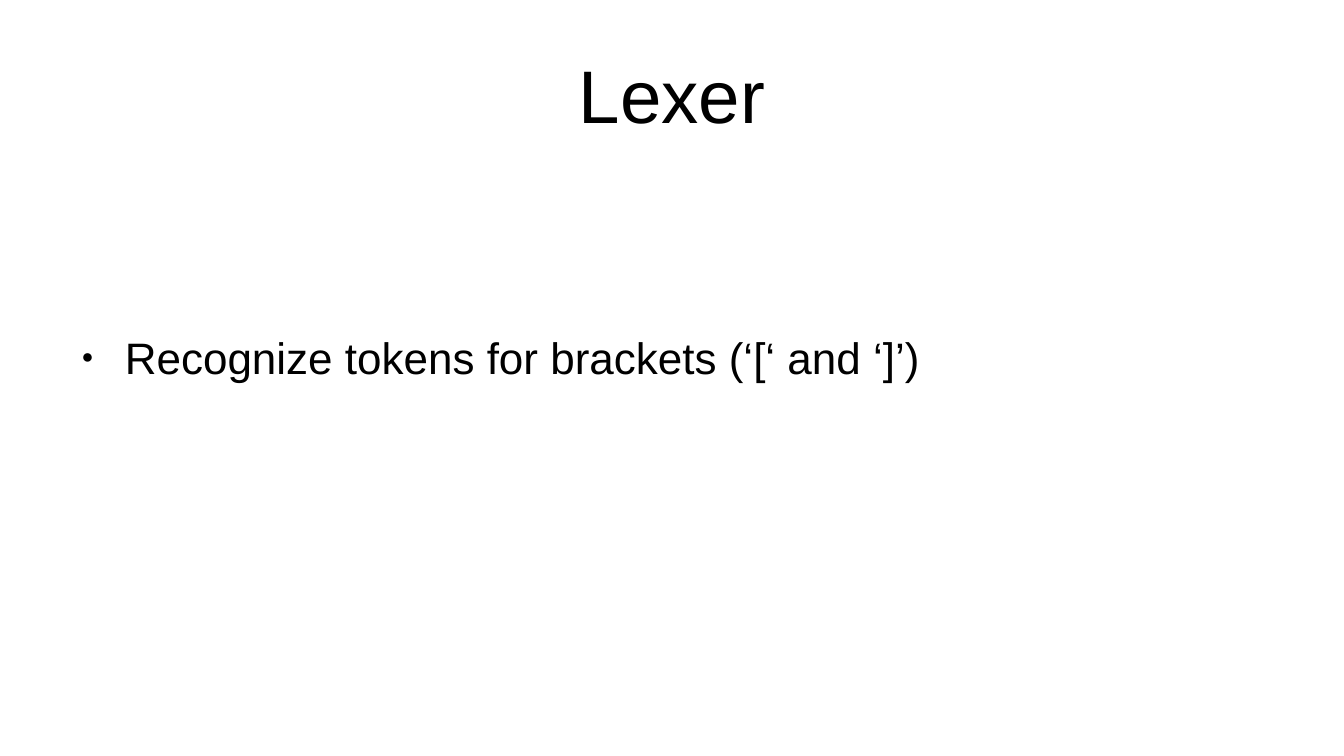
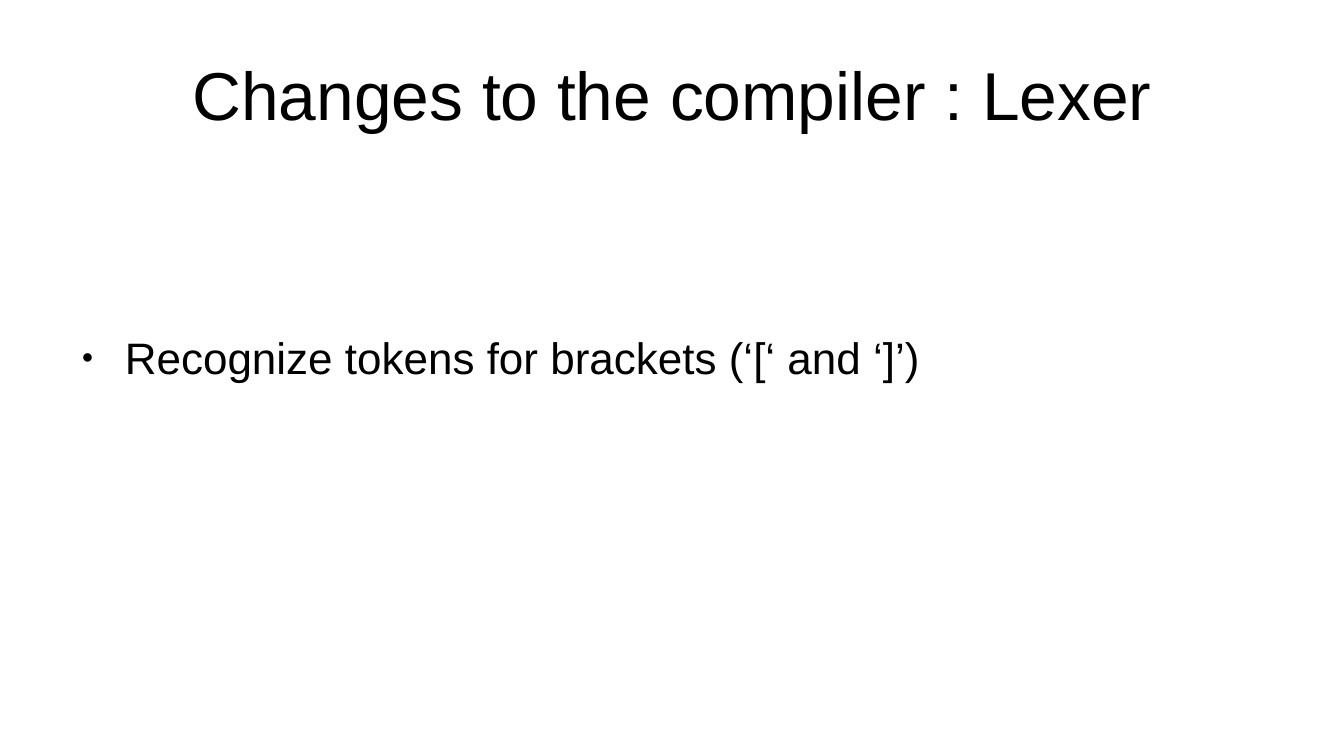
Before and after one commit to SFulpius/CLP-lab07, a slide deck: slide 4 of lab07_presentation.odp. Drawn at 1344x756 pixels with LibreOffice and Linux fonts; fonts in the diff are those of the drawing. Boxes give left, top, right and bottom in pixels: in the first picture for what was removed or moved away, otherwise in the second. Text is boxed around its words. In the diff, an @@ line names an element or a change of style, - is before the commit and + after.

```diff
--- a/lab07_presentation.odp
+++ b/lab07_presentation.odp
@@ title at (192,71,1151,133): text changed; size 44 to 40 pt @@
-Lexer
+Changes to the compiler : Lexer
```
Also in this commit, not shown: 7 other slides changed, 1 other file.
